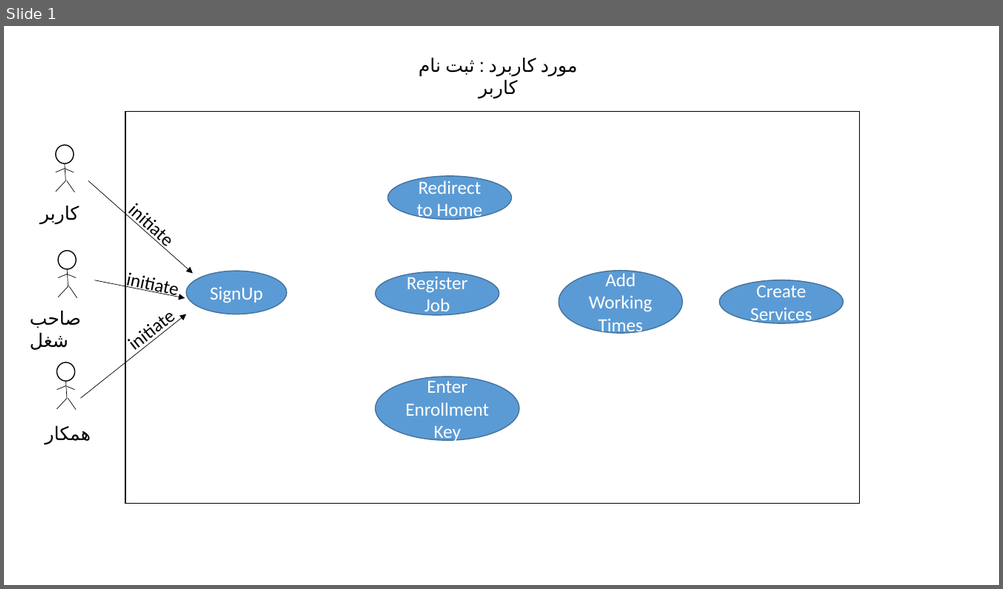
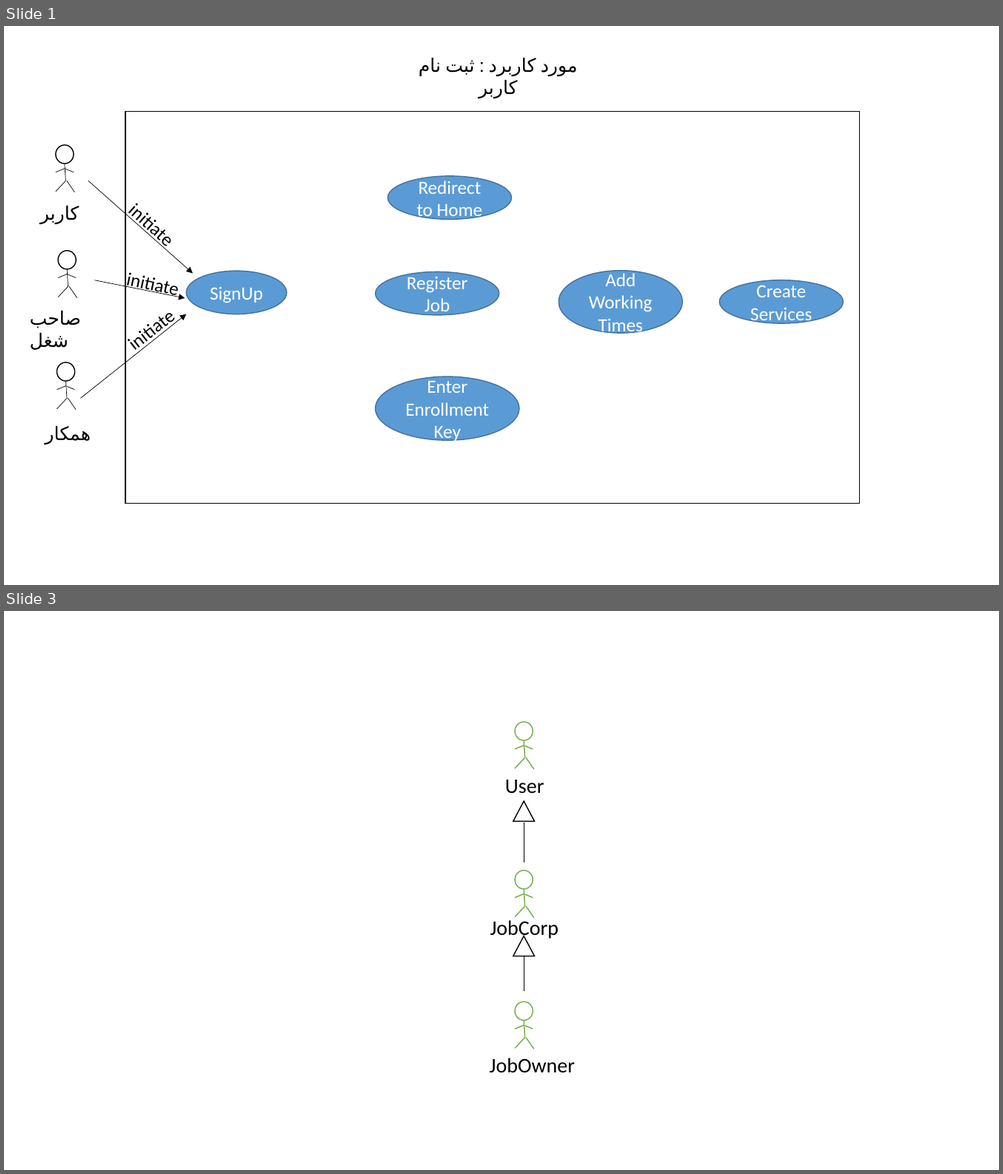
Before and after one commit to sinaebrahimi/Appointer, a slide deck: Diagrams.pptx. Shown one above the other, each under a label of ours: slide 1 before the commit, slides 1 and 3 after it; the slides between them are not shown. The pictures are 1003x589 and 1003x1174 pixels, drawn with LibreOffice and Linux fonts; fonts in the diff are those of the drawing. Boxes give left, top, right and bottom in pixels: in the first picture for what was removed or moved away, otherwise in the second. Text is boxed around its words. In the diff, an @@ line names an element or a change of style, - is before the commit and + after.

```diff
--- a/Diagrams.pptx
+++ b/Diagrams.pptx
@@ slide 3 added at <box>4,611,999,1170</box>, background #FFFFFF @@
@@ ellipse added at <box>515,722,533,741</box>, fill #FFFFFF, outline #70AD47 1 pt @@
@@ line added from (524, 741) to (525, 758), #70AD47 1 pt @@
@@ line added from (525, 758) to (515, 769), #70AD47 1 pt @@
@@ line added from (524, 745) to (515, 749), #70AD47 1 pt @@
@@ line added from (525, 746) to (533, 749), #70AD47 1 pt @@
@@ line added from (526, 758) to (534, 769), #70AD47 1 pt @@
@@ text added at <box>505,780,544,794</box>, 20 pt, text #000000 @@
+User
@@ triangle added at <box>513,801,535,821</box>, fill #FFFFFF, outline #000000 1 pt @@
@@ line added from (524, 823) to (524, 863), #000000 0.5 pt @@
@@ ellipse added at <box>515,871,533,889</box>, fill #FFFFFF, outline #70AD47 1 pt @@
@@ line added from (524, 894) to (515, 897), #70AD47 1 pt @@
@@ line added from (524, 889) to (525, 906), #70AD47 1 pt @@
@@ line added from (525, 894) to (533, 897), #70AD47 1 pt @@
@@ text added at <box>490,920,559,940</box>, 20 pt, text #000000 @@
+JobCorp
@@ line added from (525, 906) to (515, 917), #70AD47 1 pt @@
@@ line added from (526, 906) to (534, 917), #70AD47 1 pt @@
@@ triangle added at <box>513,937,535,957</box>, fill #FFFFFF, outline #000000 1 pt @@
@@ line added from (524, 957) to (524, 991), #000000 0.5 pt @@
@@ ellipse added at <box>515,1002,533,1021</box>, fill #FFFFFF, outline #70AD47 1 pt @@
@@ line added from (524, 1025) to (515, 1030), #70AD47 1 pt @@
@@ line added from (524, 1021) to (525, 1038), #70AD47 1 pt @@
@@ line added from (525, 1026) to (533, 1030), #70AD47 1 pt @@
@@ line added from (525, 1038) to (515, 1049), #70AD47 1 pt @@
@@ line added from (526, 1038) to (534, 1050), #70AD47 1 pt @@
@@ text added at <box>489,1058,575,1073</box>, 20 pt, text #000000 @@
+JobOwner
```
Also in this commit, not shown: 4 other slides added, 18 other files.
